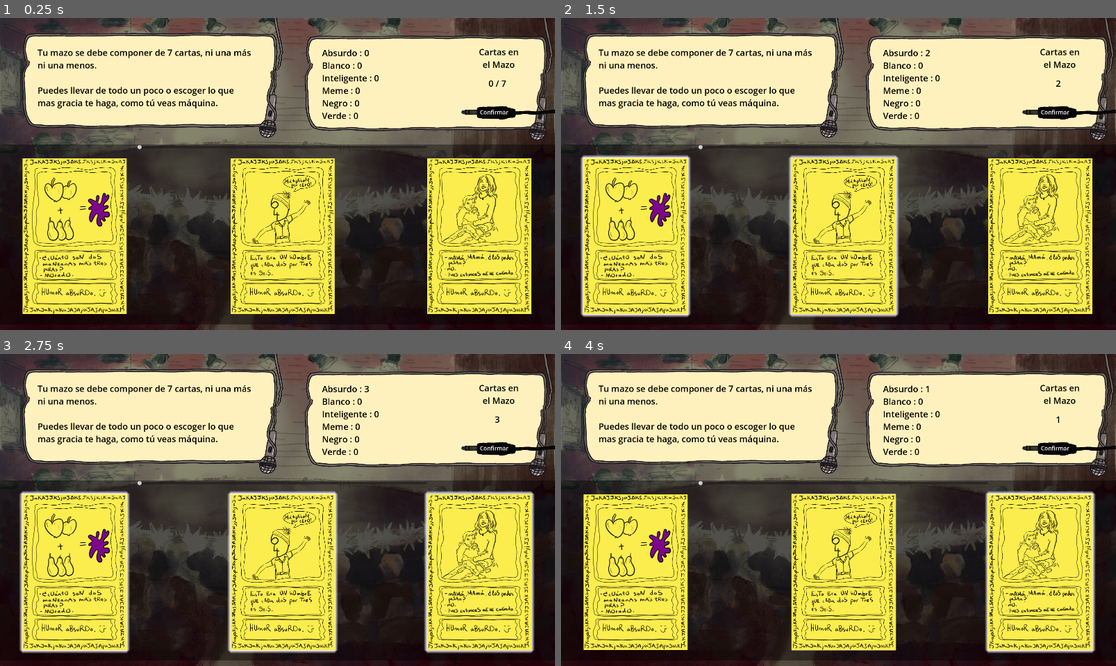
Above: before the commit, frames 1-4 (two rows, left to right).
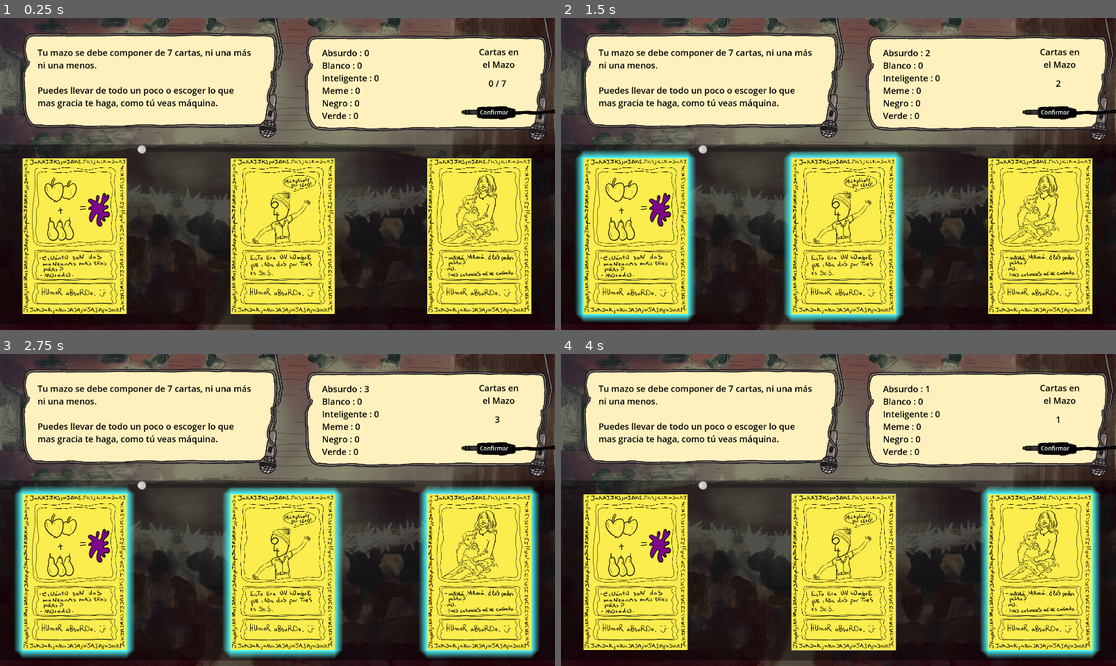
Above: after the commit, the same moments.

Repository: josediazerm/MakeMeLaugh
Game: Godot game, scene res://Scenes/DeckCreator/deck_creator.tscn
The game is run twice, just before and just after one commit, with the same random seed, the same clock (stepped at 60 frames per second) and the same inputs. The project has no main scene, so this scene is started directly.
Inputs (mouse positions are in pixels of both pictures, inside the frame that each line leads up to):
- Up to frame 1 (0.25 s): no input
- Up to frame 2 (1.5 s): click (633, 236) at 0.5 s; click (844, 236) at 1.25 s
- Up to frame 3 (2.75 s): click (477, 572) at 2 s
- Up to frame 4 (4 s): click (633, 572) at 2.75 s; click (844, 572) at 3.5 s

The runs differ from the first frame. In frame 1, 0.1% of the frame differs, in the area x 24-77%, y 40-44%; in frame 2, 4.8%; in frame 3, 7.2%, in the area x 2-98%, y 40-98%; in frame 4, 2.5%.

Commit message:
Added the slider

Diff:
--- a/Make Me Laugh/Scenes/DeckCreator/deck_creator.tscn
+++ b/Make Me Laugh/Scenes/DeckCreator/deck_creator.tscn
@@ -382,8 +382,9 @@
 layout_mode = 0
 offset_left = 475.0
 offset_top = 439.0
-offset_right = 1477.0
+offset_right = 956.0
 offset_bottom = 455.0
+scale = Vector2(2, 2)
 
 [node name="DataManager" parent="Control" instance=ExtResource("3_dtjdx")]
 
--- a/Make Me Laugh/Scenes/GamePlayScene/game.tscn
+++ b/Make Me Laugh/Scenes/GamePlayScene/game.tscn
@@ -26,7 +26,13 @@
 [sub_resource type="StyleBoxFlat" id="StyleBoxFlat_naykf"]
 bg_color = Color(1, 1, 1, 1)
 
+[sub_resource type="StyleBoxFlat" id="StyleBoxFlat_5q1wd"]
+bg_color = Color(1, 1, 1, 1)
+
 [sub_resource type="ImageTexture" id="ImageTexture_ikqnj"]
+
+[sub_resource type="StyleBoxFlat" id="StyleBoxFlat_5dk2q"]
+bg_color = Color(1, 1, 1, 1)
 
 [node name="Game" type="Node2D" node_paths=PackedStringArray("player_hand", "enemy_manager", "win_panel", "lose_panel", "health_manager", "turn_manager", "music_manager")]
 script = ExtResource("1_p45ht")
@@ -110,6 +116,7 @@
 theme_override_icons/grabber = SubResource("ImageTexture_yr3m7")
 theme_override_icons/grabber_disabled = SubResource("ImageTexture_uvbf3")
 theme_override_styles/grabber_area = SubResource("StyleBoxFlat_naykf")
+theme_override_styles/grabber_area_highlight = SubResource("StyleBoxFlat_5q1wd")
 max_value = 10.0
 value = 10.0
 editable = false
@@ -127,6 +134,7 @@
 theme_override_icons/grabber_highlight = SubResource("ImageTexture_ikqnj")
 theme_override_icons/grabber_disabled = SubResource("ImageTexture_uvbf3")
 theme_override_styles/grabber_area = SubResource("StyleBoxFlat_naykf")
+theme_override_styles/grabber_area_highlight = SubResource("StyleBoxFlat_5dk2q")
 max_value = 10.0
 value = 10.0
 editable = false
--- a/Make Me Laugh/Scenes/Win/WinScene.tscn
+++ b/Make Me Laugh/Scenes/Win/WinScene.tscn
@@ -4,10 +4,9 @@
 [ext_resource type="PackedScene" uid="uid://cw34kii6l1jgt" path="res://Managers/Scenes/DataManager.tscn" id="2_6k1fi"]
 [ext_resource type="Theme" uid="uid://da5n74cj02n0c" path="res://Theme/Game_Theme.tres" id="2_pgpuj"]
 
-[node name="WinScene" type="Node2D" node_paths=PackedStringArray("data_manager", "label")]
+[node name="WinScene" type="Node2D" node_paths=PackedStringArray("data_manager")]
 script = ExtResource("1_7uo3i")
 data_manager = NodePath("DataManager")
-label = NodePath("")
 
 [node name="Background" type="Panel" parent="."]
 offset_right = 1920.0
--- a/Make Me Laugh/Theme/Game_Theme.tres
+++ b/Make Me Laugh/Theme/Game_Theme.tres
@@ -41,8 +41,8 @@
 
 [sub_resource type="StyleBoxFlat" id="StyleBoxFlat_w5g61"]
 bg_color = Color(1, 1, 1, 1)
-shadow_color = Color(1, 1, 1, 1)
-shadow_size = 20
+shadow_color = Color(0.298039, 1, 1, 1)
+shadow_size = 50
 
 [sub_resource type="ViewportTexture" id="ViewportTexture_bksge"]
 
Not shown: 1 places in Make Me Laugh/Scenes/GamePlayScene/game.tscn that only renumber resources
Not shown: 1 places in Make Me Laugh/Theme/Game_Theme.tres that only renumber resources
